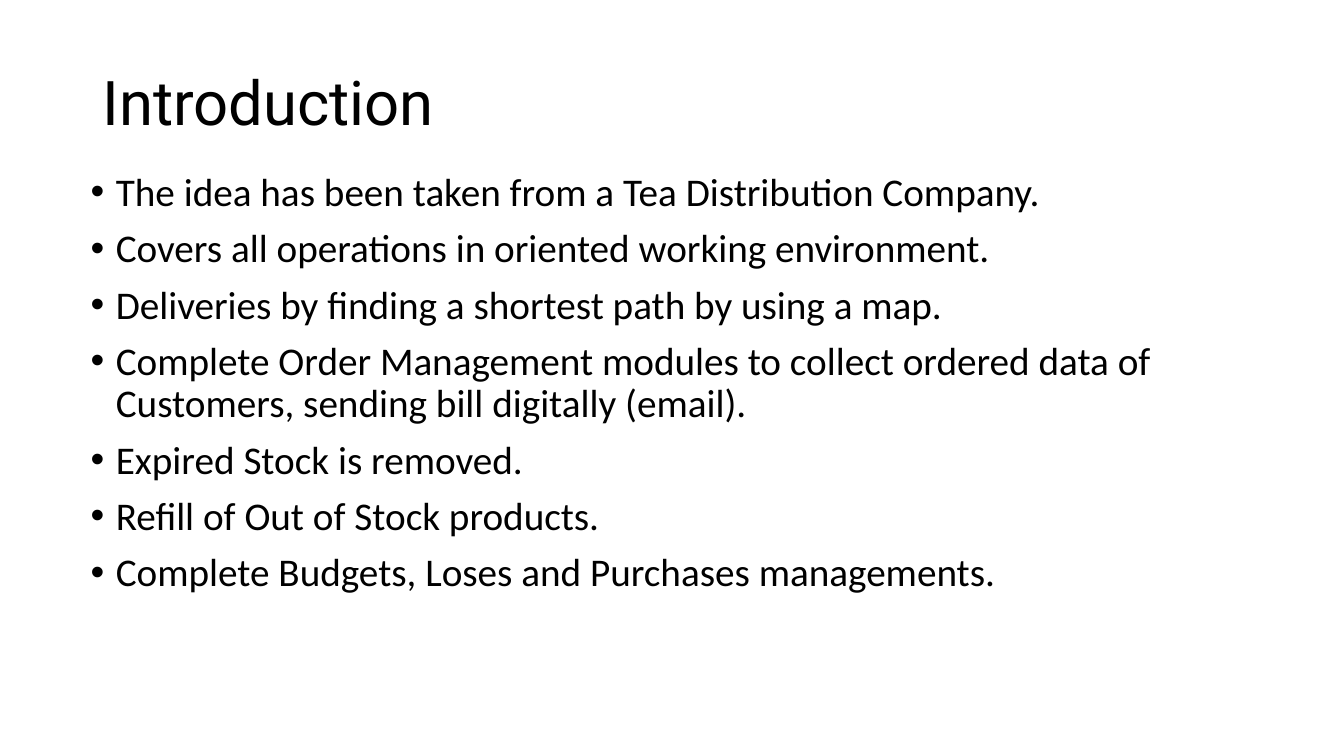
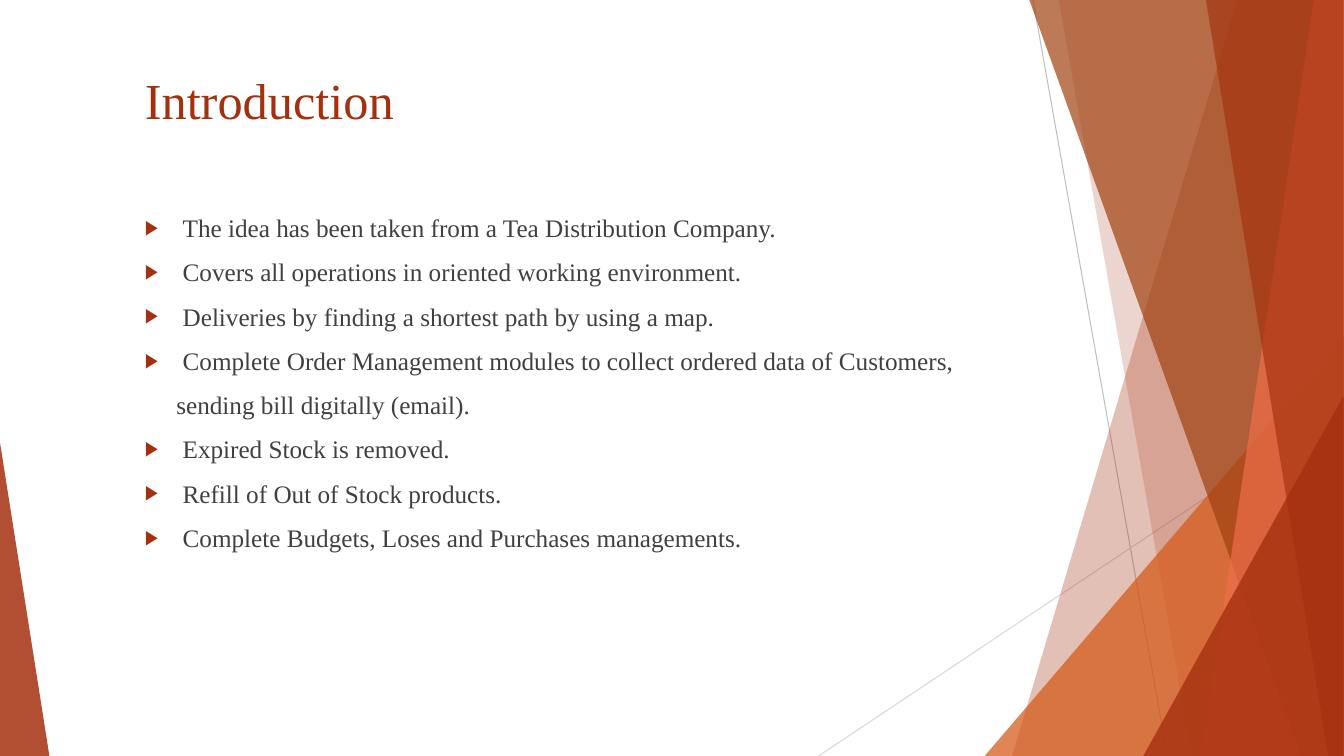
Before and after one commit to UswaArif/Tea-Distribution-Company, a slide deck: slide 2 of UMM Distribution Company.pptx. Drawn at 1344x756 pixels with LibreOffice and Linux fonts; fonts in the diff are those of the drawing. Boxes give left, top, right and bottom in pixels: in the first picture for what was removed or moved away, otherwise in the second. Text is boxed around its words. In the diff, an @@ line names an element or a change of style, - is before the commit and + after.

```diff
--- a/UMM Distribution Company.pptx
+++ b/UMM Distribution Company.pptx
@@ title "Introduction": place and size @@
-title "Introduction" at [102, 78, 433, 126]
+title "Introduction" at [145, 84, 394, 120]
@@ title "Introduction" at [145, 84, 394, 120]: size 44 to 36 pt, font Roboto to Times New Roman, text colour #000000 to #A5300F; line spacing 0.9 to 1; vertical alignment middle to top @@
@@ text "The idea has been taken ...": place and size @@
-text "The idea has been taken ..." at [116, 178, 1151, 593]
+text "The idea has been taken ..." at [176, 219, 953, 553]
@@ text at [183, 219, 776, 553]: size 28 to 18 pt, font Calibri to Times New Roman, text colour #000000 to #404040 in "The idea has been taken from a ...", "Covers all operations in oriented working environment.", "Deliveries by finding a shortest path by ...", "Expired Stock is removed." and 2 more places; bullet • to ▶; line spacing 0.9 to 1 @@
@@ text at [176, 352, 953, 420]: text changed; size 28 to 18 pt; font Calibri to Times New Roman; text colour #000000 to #404040 @@
-• Complete Order Management modules to collect ordered data of Customers, sending bill digitally (email).
+▶ Complete Order Management modules to collect ordered data of Customers,
+sending bill digitally (email).
@@ group added at [0, 0, 1344, 756]: 5 freeform shapes, 3 triangles, 2 lines @@
```
Also in this commit, not shown: 15 other slides changed, 7 slides added, 2 slides removed.
